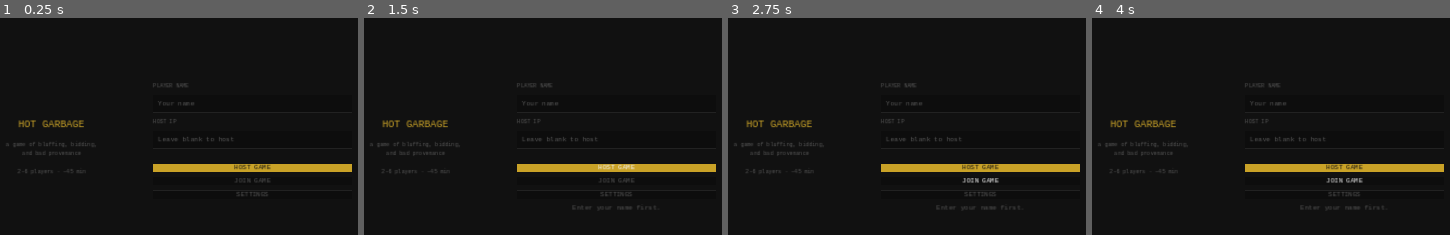
Above: before the commit, frames 1-4 (left to right).
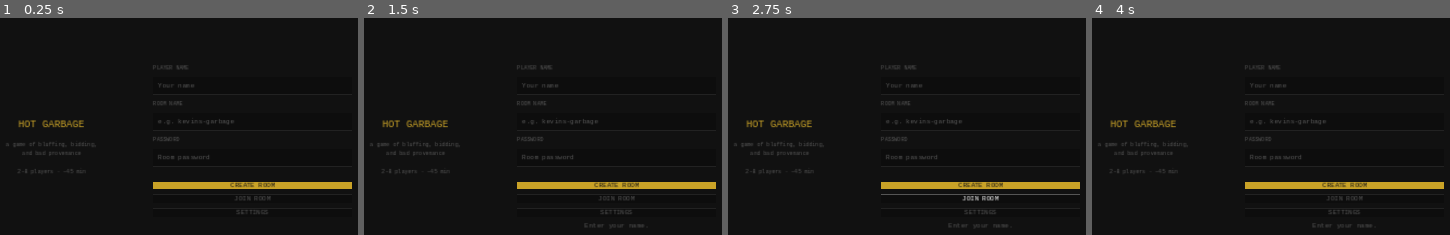
Above: after the commit, the same moments.

Repository: kevinBlum/hot-garbage
Game: Godot game, scene res://src/scenes/main_menu.tscn
Same seed, same stepped clock (60 frames per second), same inputs: the game is played once before the commit and once after it.
Inputs (mouse positions are in pixels of both pictures, inside the frame that each line leads up to):
- Up to frame 1 (0.25 s): no input
- Up to frame 2 (1.5 s): click (618, 167) at 0.5 s, where only the run before the commit has a clickable "HOST GAME"; click (618, 185) at 1.25 s, where only the run after the commit has a clickable "CREATE ROOM"
- Up to frame 3 (2.75 s): click "JOIN GAME" (after the commit: "JOIN ROOM") at 2 s
- Up to frame 4 (4 s): click (1346, 185) at 2.75 s, where only the run after the commit has a clickable "CREATE ROOM"; click (1346, 185) at 3.5 s, where only the run after the commit has a clickable "CREATE ROOM"

The runs differ from the first frame. In frame 1, 4.5% of the frame differs, in the area x 42-99%, y 21-91%; in frame 2, 4.7%; in frame 3, 5.1%, in the area x 42-99%, y 21-97%; in frame 4, 4.8%.

Commit message:
feat: main_menu — room name + password fields, CREATE ROOM / JOIN ROOM

Diff:
--- a/hot-garbage-godot/src/scenes/main_menu.gd
+++ b/hot-garbage-godot/src/scenes/main_menu.gd
@@ -3,13 +3,15 @@
 const _UITheme = preload("res://src/scenes/ui_theme.gd")
 
 var _name_field: LineEdit
-var _ip_field: LineEdit
+var _room_field: LineEdit
+var _password_field: LineEdit
 var _status_label: Label
 var _dialog_open: bool = false
 
 func _ready() -> void:
 	_build_ui()
-	NetworkManager.player_registered.connect(_on_registered)
+	NetworkManager.room_joined.connect(_on_room_joined)
+	NetworkManager.error_received.connect(_on_error)
 	NetworkManager.connection_failed.connect(_on_connection_failed)
 
 func _build_ui() -> void:
@@ -20,7 +22,7 @@
 	hbox.add_theme_constant_override("separation", 0)
 	_UITheme.add_center_container(self).add_child(hbox)
 
-	# --- Left panel: branding ---
+	# --- Left: branding ---
 	var left := VBoxContainer.new()
 	left.size_flags_horizontal = Control.SIZE_EXPAND_FILL
 	left.add_theme_constant_override("separation", _UITheme.GAP * 2)
@@ -40,7 +42,7 @@
 	left.add_child(tagline)
 
 	var meta := Label.new()
-	meta.text = "2–6 players · ~45 min"
+	meta.text = "2–8 players · ~45 min"
 	meta.horizontal_alignment = HORIZONTAL_ALIGNMENT_CENTER
 	_UITheme.style_label(meta, _UITheme.FS_LABEL, _UITheme.DIM)
 	left.add_child(meta)
@@ -50,7 +52,7 @@
 	_UITheme.style_vseparator(sep)
 	hbox.add_child(sep)
 
-	# --- Right panel: form ---
+	# --- Right: form ---
 	var right := VBoxContainer.new()
 	right.size_flags_horizontal = Control.SIZE_EXPAND_FILL
 	right.add_theme_constant_override("separation", _UITheme.GAP)
@@ -67,28 +69,39 @@
 	_UITheme.style_line_edit(_name_field)
 	right.add_child(_name_field)
 
-	var ip_lbl := Label.new()
-	ip_lbl.text = "HOST IP"
-	_UITheme.style_section_label(ip_lbl)
-	right.add_child(ip_lbl)
+	var room_lbl := Label.new()
+	room_lbl.text = "ROOM NAME"
+	_UITheme.style_section_label(room_lbl)
+	right.add_child(room_lbl)
 
-	_ip_field = LineEdit.new()
-	_ip_field.placeholder_text = "Leave blank to host"
-	_UITheme.style_line_edit(_ip_field)
-	right.add_child(_ip_field)
+	_room_field = LineEdit.new()
+	_room_field.placeholder_text = "e.g. kevins-garbage"
+	_UITheme.style_line_edit(_room_field)
+	right.add_child(_room_field)
+
+	var pw_lbl := Label.new()
+	pw_lbl.text = "PASSWORD"
+	_UITheme.style_section_label(pw_lbl)
+	right.add_child(pw_lbl)
+
+	_password_field = LineEdit.new()
+	_password_field.placeholder_text = "Room password"
+	_password_field.secret = true
+	_UITheme.style_line_edit(_password_field)
+	right.add_child(_password_field)
 
 	var spacer := Control.new()
 	spacer.custom_minimum_size = Vector2(0, _UITheme.GAP)
 	right.add_child(spacer)
 
-	var host_btn := Button.new()
-	host_btn.text = "HOST GAME"
-	host_btn.pressed.connect(_on_host_pressed)
-	_UITheme.style_button(host_btn)
-	right.add_child(host_btn)
+	var create_btn := Button.new()
+	create_btn.text = "CREATE ROOM"
+	create_btn.pressed.connect(_on_create_pressed)
+	_UITheme.style_button(create_btn)
+	right.add_child(create_btn)
 
 	var join_btn := Button.new()
-	join_btn.text = "JOIN GAME"
+	join_btn.text = "JOIN ROOM"
 	join_btn.pressed.connect(_on_join_pressed)
 	_UITheme.style_ghost_button(join_btn)
 	right.add_child(join_btn)
@@ -104,36 +117,53 @@
 	_UITheme.style_label(_status_label, _UITheme.FS_BODY, _UITheme.DIM)
 	right.add_child(_status_label)
 
-func _on_host_pressed() -> void:
+func _validate() -> bool:
+	if _name_field.text.strip_edges().is_empty():
+		_status_label.text = "Enter your name."
+		return false
+	if _room_field.text.strip_edges().is_empty():
+		_status_label.text = "Enter a room name."
+		return false
+	return true
+
+func _on_create_pressed() -> void:
 	AudioManager.play_ui()
-	var name := _name_field.text.strip_edges()
-	if name.is_empty():
-		_status_label.text = "Enter your name first."
+	if not _validate():
 		return
-	_status_label.text = "Hosting..."
-	NetworkManager.host(name)
-	if NetworkManager.connection_failed.is_connected(_on_connection_failed):
-		NetworkManager.connection_failed.disconnect(_on_connection_failed)
-	get_tree().change_scene_to_file("res://src/scenes/lobby.tscn")
+	_status_label.text = "Creating room..."
+	NetworkManager.create_room(
+		_room_field.text.strip_edges(),
+		_password_field.text,
+		_name_field.text.strip_edges()
+	)
 
 func _on_join_pressed() -> void:
 	AudioManager.play_ui()
-	var name := _name_field.text.strip_edges()
-	var ip := _ip_field.text.strip_edges()
-	if name.is_empty():
-		_status_label.text = "Enter your name first."
+	if not _validate():
 		return
-	if ip.is_empty():
-		ip = "127.0.0.1"
-	_status_label.text = "Connecting to %s..." % ip
-	if NetworkManager.connection_failed.is_connected(_on_connection_failed):
-		NetworkManager.connection_failed.disconnect(_on_connection_failed)
-	NetworkManager.join(ip, name)
+	_status_label.text = "Joining room..."
+	NetworkManager.join_room(
+		_room_field.text.strip_edges(),
+		_password_field.text,
+		_name_field.text.strip_edges()
+	)
 
-func _on_registered(_peer_id: int, _name: String) -> void:
-	if not NetworkManager.is_host():
-		NetworkManager.player_registered.disconnect(_on_registered)
-		get_tree().change_scene_to_file("res://src/scenes/lobby.tscn")
+func _on_room_joined(_room_name: String, _is_host: bool) -> void:
+	get_tree().change_scene_to_file("res://src/scenes/lobby.tscn")
+
+func _on_error(code: String, _message: String) -> void:
+	var friendly := {
+		"NAME_TAKEN": "That room name is taken. Try another.",
+		"ROOM_NOT_FOUND": "Room not found. Check the name.",
+		"WRONG_PASSWORD": "Wrong password.",
+		"NAME_IN_USE": "That player name is already in use in this room.",
+		"ROOM_FULL": "Room is full.",
+		"GAME_IN_PROGRESS": "A game is in progress in that room.",
+	}
+	_status_label.text = friendly.get(code, "Error: %s" % code)
+
+func _on_connection_failed() -> void:
+	_status_label.text = "Could not connect to server."
 
 func _on_settings_pressed() -> void:
 	AudioManager.play_ui()
@@ -156,6 +186,3 @@
 		dlg.queue_free())
 	add_child(dlg)
 	dlg.popup_centered()
-
-func _on_connection_failed() -> void:
-	_status_label.text = "Connection failed."
